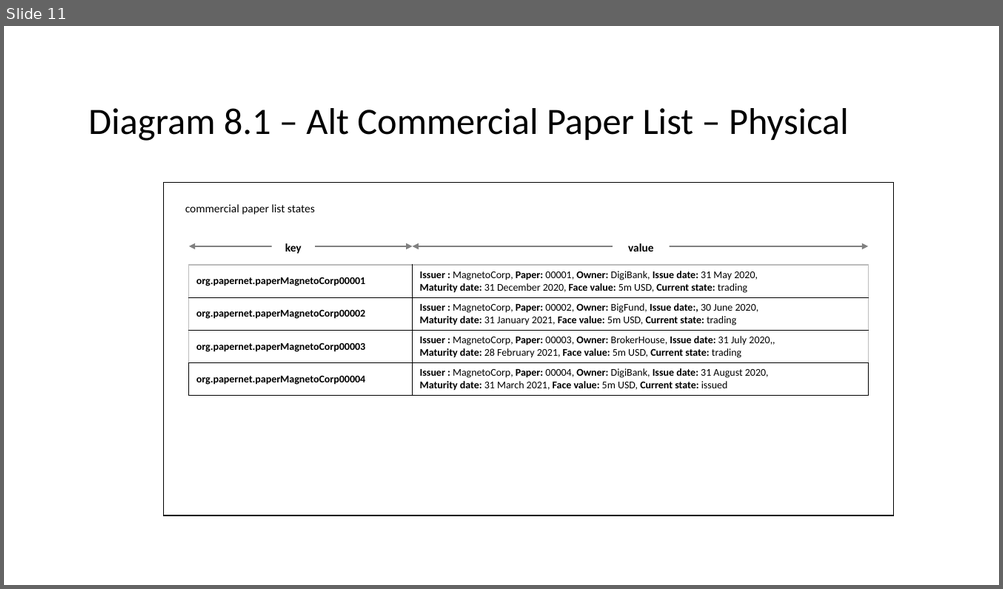
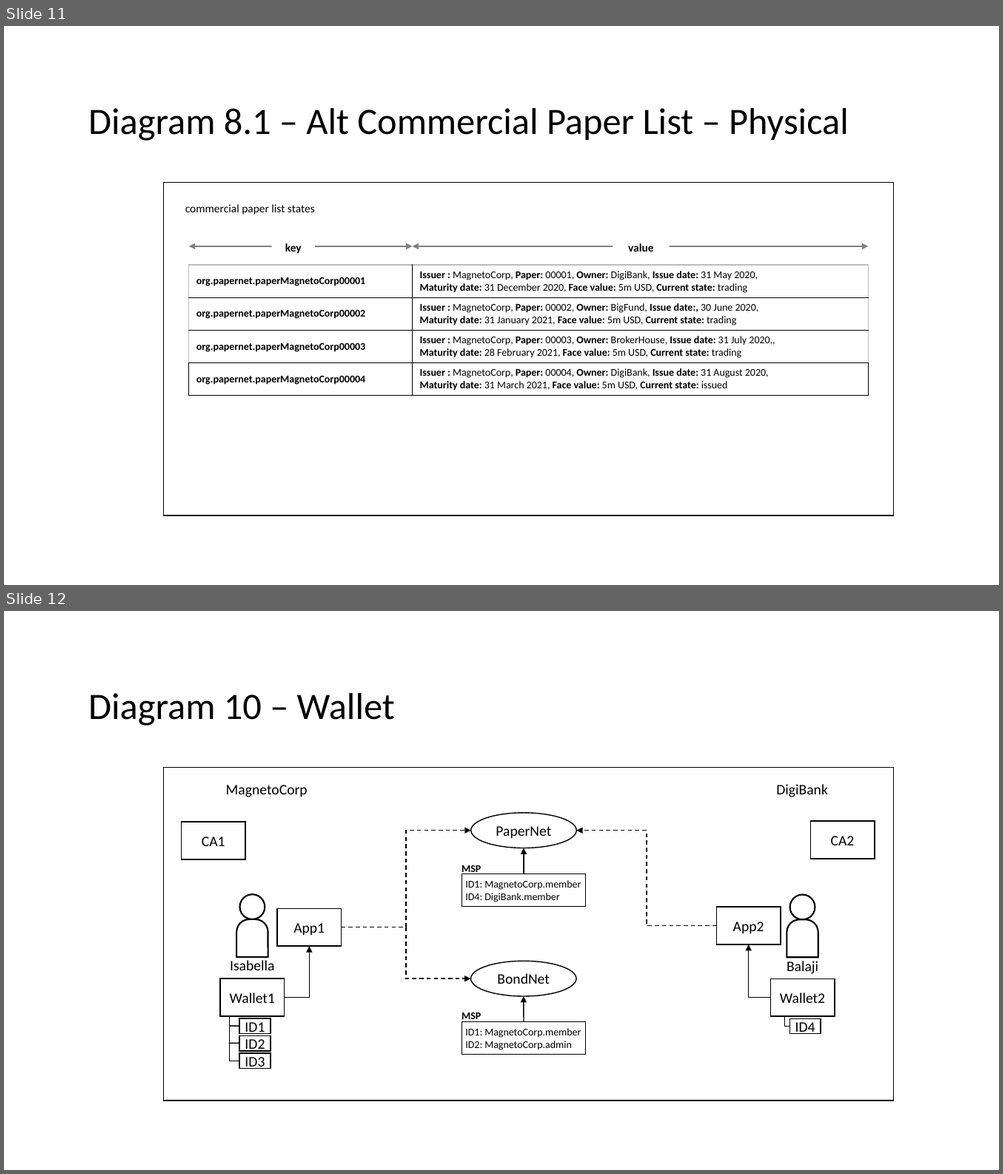
Before and after one commit to hyperledger/fabric, a slide deck: docs/source/developapps/diagrams.pptx. Shown one above the other, each under a label of ours: slide 11 before the commit, slides 11 and 12 after it. The pictures are 1003x589 and 1003x1174 pixels, drawn with LibreOffice and Linux fonts; fonts in the diff are those of the drawing. Boxes give left, top, right and bottom in pixels: in the first picture for what was removed or moved away, otherwise in the second. Text is boxed around its words. In the diff, an @@ line names an element or a change of style, - is before the commit and + after.

Commit message:
FAB-12806 Developing Apps: Wallet topic

```diff
--- a/docs/source/developapps/diagrams.pptx
+++ b/docs/source/developapps/diagrams.pptx
@@ slide 12 added at (4,611,999,1170), background #FFFFFF @@
@@ text added at (88,693,395,726), 36 pt, text #000000 @@
+Diagram 10 – Wallet
@@ rectangle added at (164,768,893,1101), outline #000000 1 pt @@
@@ text added at (226,785,307,797), 14 pt, text #000000 @@
+MagnetoCorp
@@ text added at (776,784,828,797), 14 pt, text #000000 @@
+DigiBank
@@ rectangle added at (182,822,246,860), fill #FFFFFF, outline #000000 1 pt, 14 pt, text #000000 @@
+CA1
@@ elbow arrow added from (341, 927) to (471, 830), #000000 1 pt dashed @@
@@ ellipse added at (471,813,576,849), fill #FFFFFF, outline #000000 1 pt, 14 pt, text #000000 @@
+PaperNet
@@ elbow arrow added from (717, 925) to (576, 830), #000000 1 pt dashed @@
@@ rectangle added at (811,821,875,860), fill #FFFFFF, outline #000000 1 pt, 14 pt, text #000000 @@
+CA2
@@ arrow added from (523, 874) to (523, 849), #000000 1 pt @@
@@ rectangle added at (461,874,585,907), fill #FFFFFF, outline #000000 1 pt, 10 pt, text #000000 @@
+ID1: MagnetoCorp.member
+ID4: DigiBank.member
@@ text added at (461,866,481,875), 10 pt, text #000000, bold @@
+MSP
@@ ellipse added at (240,894,265,919), fill #FFFFFF, outline #000000 1.5 pt @@
@@ ellipse added at (790,895,815,920), fill #FFFFFF, outline #000000 1.5 pt @@
@@ round same rect added at (237,920,268,958), fill #FFFFFF, outline #000000 1.5 pt @@
@@ rectangle added at (277,908,341,947), fill #FFFFFF, outline #000000 1 pt, 14 pt, text #000000 @@
+App1
@@ rectangle added at (717,907,781,945), fill #FFFFFF, outline #000000 1 pt, 14 pt, text #000000 @@
+App2
@@ round same rect added at (787,920,818,958), fill #FFFFFF, outline #000000 1.5 pt @@
@@ elbow arrow added from (341, 927) to (471, 979), #000000 1 pt dashed @@
@@ text added at (230,960,274,971), 14 pt, text #000000 @@
+Isabella
@@ elbow arrow added from (284, 997) to (309, 947), #000000 1 pt @@
@@ elbow arrow added from (770, 998) to (748, 945), #000000 1 pt @@
@@ text added at (786,961,818,974), 14 pt, text #000000 @@
+Balaji
@@ rectangle added at (770,979,834,1017), fill #FFFFFF, outline #000000 1 pt, 14 pt, text #000000 @@
+Wallet2
@@ group added at (461,962,585,1055): 1 ellipse, 1 rectangle, 1 text, 1 arrow @@
+BondNet
+ID1: MagnetoCorp.member
+ID2: MagnetoCorp.admin
+MSP
@@ elbow line added from (780, 1017) to (790, 1027), #000000 1 pt @@
@@ rectangle added at (790,1019,821,1034), fill #FFFFFF, outline #000000 1 pt, 14 pt, text #000000 @@
+ID4
@@ group added at (220,979,284,1068): 4 rectangles, 2 lines, 1 elbow line @@
+Wallet1
+ID1
+ID2
+ID3
```
Also in this commit, not shown: 5 other slides added, 9 other files.
